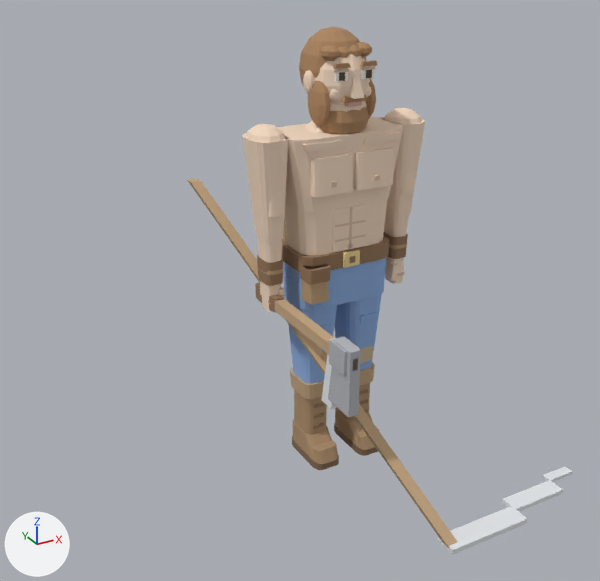
Before and after pictures for a commit that changed the OBJ model src/models/villager_male.obj.
Before and after are seen from a 50 mm camera at (-1.63, -2.67, 2.1) aimed at (-0.18, -0.03, 0.78). The axes (+X, +Y, +Z) are drawn at lower left. The lights are the same throughout. The first picture is the older version. Where no turn or scale is listed for an object, it has been applied to the vertices.

The first picture shows 'Arm.L', 'Arm.R', 'Arm.R.Lower.Scythe.Blade', 'Arm.R.Lower.Scythe.Blade.001', 'Arm.R.Lower.Scythe.Blade.002', 'Arm.R.Lower.Scythe.Snath', 'Arm.R.Lower.Tool.Head', 'Belly', 'Chest', 'Chest.Pec.R', 'Head.Hair', 'Hips', 'Leg.L', 'Leg.R' and 71 more.
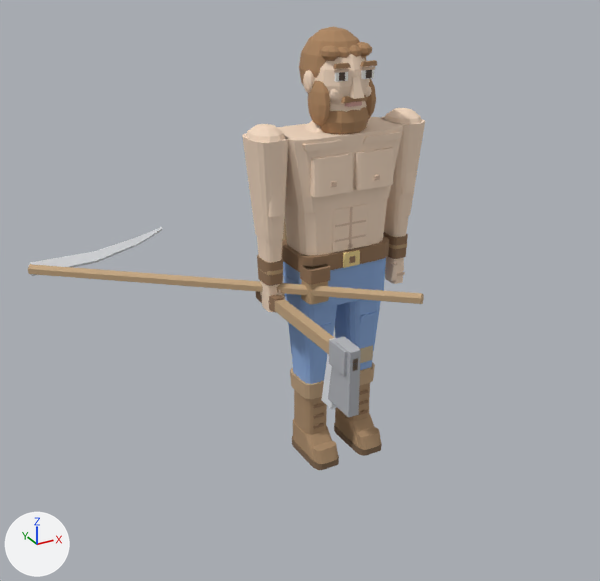
Location of each change, (x1, y1, x2, y2) in pixels of the pictures (600 x 581 px):
'Arm.R.Lower.Scythe.Snath', reshaped (46% wider, 89% shorter): before (187, 178, 457, 550); after (28, 264, 424, 304)
'Arm.R.Lower.Scythe.Blade.001', reshaped (71% narrower, 61% shorter): before (438, 506, 528, 554); after (137, 227, 162, 245)
'Arm.R.Lower.Scythe.Blade', reshaped (27% narrower, 19% shorter): before (502, 480, 563, 511); after (95, 237, 139, 262)
'Arm.R.Lower.Scythe.Blade.002', reshaped: before (542, 467, 573, 482); after (29, 251, 98, 276)
part 4 of me_arm_r_lower_scythe_snath, deleted: before (187, 178, 457, 550)
part 5 of me_arm_r_lower_scythe_snath, added (beige): after (28, 264, 424, 304)

What changed in the scene script:
```text
Change me_arm_r_lower_scythe_blade:
    remove me_arm_r_lower_scythe_blade.from_pydata(...)  # 8 vertices, 6 faces; spans x 0.269..0.509, y -0.87..-0.8, z 0.108..0.126
    add me_arm_r_lower_scythe_blade.from_pydata(...)  # 8 vertices, 6 faces; spans x -0.737..-0.514, y 0.865..0.969, z 0.69..0.747
    me_arm_r_lower_scythe_blade part 1
    me_arm_r_lower_scythe_blade.vertices[0].co: (0.269, -0.8, 0.108) -> (-0.735, 0.914, 0.722)  # pixel (502, 502) -> not seen
    me_arm_r_lower_scythe_blade.vertices[1].co: (0.269, -0.87, 0.108) -> (-0.737, 0.875, 0.69)  # not seen -> pixel (96, 262)
    me_arm_r_lower_scythe_blade.vertices[2].co: (0.509, -0.87, 0.108) -> (-0.735, 0.865, 0.703)  # pixel (562, 493) -> pixel (97, 260)
    me_arm_r_lower_scythe_blade.vertices[3].co: (0.509, -0.8, 0.108) -> (-0.734, 0.904, 0.734)  # not seen -> pixel (94, 251)
    me_arm_r_lower_scythe_blade.vertices[4].co: (0.269, -0.8, 0.126) -> (-0.516, 0.969, 0.734)  # pixel (502, 498) -> not seen
    me_arm_r_lower_scythe_blade.vertices[5].co: (0.269, -0.87, 0.126) -> (-0.517, 0.942, 0.712)  # pixel (515, 509) -> pixel (138, 245)
    me_arm_r_lower_scythe_blade.vertices[6].co: (0.509, -0.87, 0.126) -> (-0.515, 0.932, 0.724)  # pixel (563, 489) -> pixel (138, 243)
    me_arm_r_lower_scythe_blade.vertices[7].co: (0.509, -0.8, 0.126) -> (-0.514, 0.959, 0.747)  # pixel (550, 480) -> pixel (136, 237)
Change me_arm_r_lower_scythe_blade_001:
    remove me_arm_r_lower_scythe_blade_001.from_pydata(...)  # 8 vertices, 6 faces; spans x -0.071..0.269, y -0.935..-0.85, z 0.108..0.128
    add me_arm_r_lower_scythe_blade_001.from_pydata(...)  # 8 vertices, 6 faces; spans x -0.517..-0.374, y 0.932..1.013, z 0.712..0.761
    me_arm_r_lower_scythe_blade_001 part 2
    me_arm_r_lower_scythe_blade_001.vertices[0].co: (-0.071, -0.85, 0.108) -> (-0.516, 0.969, 0.734)  # pixel (437, 540) -> not seen
    me_arm_r_lower_scythe_blade_001.vertices[1].co: (-0.071, -0.935, 0.108) -> (-0.517, 0.942, 0.712)  # pixel (452, 554) -> pixel (138, 245)
    me_arm_r_lower_scythe_blade_001.vertices[2].co: (0.269, -0.935, 0.108) -> (-0.515, 0.932, 0.724)  # pixel (527, 523) -> pixel (138, 243)
    me_arm_r_lower_scythe_blade_001.vertices[3].co: (0.269, -0.85, 0.108) -> (-0.514, 0.959, 0.747)  # not seen -> pixel (136, 237)
    me_arm_r_lower_scythe_blade_001.vertices[4].co: (-0.071, -0.85, 0.128) -> (-0.376, 1.013, 0.749)  # pixel (438, 535) -> pixel (160, 228)
    me_arm_r_lower_scythe_blade_001.vertices[5].co: (-0.071, -0.935, 0.128) -> (-0.376, 1.004, 0.741)  # pixel (453, 550) -> pixel (161, 230)
    me_arm_r_lower_scythe_blade_001.vertices[6].co: (0.269, -0.935, 0.128) -> (-0.374, 0.994, 0.754)  # pixel (527, 519) -> pixel (162, 228)
    me_arm_r_lower_scythe_blade_001.vertices[7].co: (0.269, -0.85, 0.128) -> (-0.374, 1.003, 0.761)  # pixel (511, 505) -> pixel (161, 226)
Change me_arm_r_lower_scythe_blade_002:
    remove me_arm_r_lower_scythe_blade_002.from_pydata(...)  # 8 vertices, 6 faces; spans x 0.509..0.629, y -0.8..-0.76, z 0.11..0.124
    add me_arm_r_lower_scythe_blade_002.from_pydata(...)  # 8 vertices, 6 faces; spans x -1.035..-0.734, y 0.82..0.914, z 0.69..0.749
    me_arm_r_lower_scythe_blade_002 part 3
    me_arm_r_lower_scythe_blade_002.vertices[0].co: (0.509, -0.76, 0.11) -> (-1.034, 0.876, 0.737)  # pixel (542, 478) -> pixel (29, 264)
    me_arm_r_lower_scythe_blade_002.vertices[1].co: (0.509, -0.8, 0.11) -> (-1.035, 0.83, 0.699)  # not seen -> pixel (32, 276)
    me_arm_r_lower_scythe_blade_002.vertices[2].co: (0.629, -0.8, 0.11) -> (-1.033, 0.82, 0.711)  # pixel (572, 474) -> pixel (32, 274)
    me_arm_r_lower_scythe_blade_002.vertices[3].co: (0.629, -0.76, 0.11) -> (-1.032, 0.866, 0.749)  # not seen -> pixel (29, 262)
    me_arm_r_lower_scythe_blade_002.vertices[4].co: (0.509, -0.76, 0.124) -> (-0.735, 0.914, 0.722)  # pixel (542, 475) -> not seen
    me_arm_r_lower_scythe_blade_002.vertices[5].co: (0.509, -0.8, 0.124) -> (-0.737, 0.875, 0.69)  # pixel (550, 480) -> pixel (96, 262)
    me_arm_r_lower_scythe_blade_002.vertices[6].co: (0.629, -0.8, 0.124) -> (-0.735, 0.865, 0.703)  # pixel (572, 471) -> pixel (97, 260)
    me_arm_r_lower_scythe_blade_002.vertices[7].co: (0.629, -0.76, 0.124) -> (-0.734, 0.904, 0.734)  # pixel (565, 466) -> pixel (94, 251)
Change me_arm_r_lower_scythe_snath:
    verts and faces of me_arm_r_lower_scythe_snath; kept vertices keep their numbers, new ones are numbered from 8
    remove me_arm_r_lower_scythe_snath.from_pydata(...)  # 8 vertices, 6 faces; spans x -0.433..-0.029, y -0.922..0.472, z 0.12..1.14
    add me_arm_r_lower_scythe_snath.from_pydata(...)  # 12 vertices, 8 faces; spans x -1.05..0.119, y -0.463..0.862, z 0.7..0.87
    me_arm_r_lower_scythe_snath part 4
    add delete_vertices([*range(0, 8)])  # with the faces that use them
    me_arm_r_lower_scythe_snath part 5
    add verts[8] = (0.117, -0.438, 0.86)  # pixel (423, 293)
    add verts[9] = (0.101, -0.45, 0.87)  # pixel (422, 293)
    add verts[10] = (0.088, -0.463, 0.858)  # pixel (421, 298)
    add verts[11] = (0.09, -0.463, 0.836)  # pixel (421, 303)
    add verts[12] = (0.106, -0.45, 0.826)  # pixel (422, 304)
    add verts[13] = (0.119, -0.438, 0.838)  # pixel (423, 299)
    add verts[14] = (-1.019, 0.862, 0.737)  # pixel (33, 264)
    add verts[15] = (-1.036, 0.848, 0.748)  # pixel (29, 264)
    add verts[16] = (-1.05, 0.834, 0.734)  # pixel (27, 268)
    add verts[17] = (-1.048, 0.834, 0.71)  # pixel (28, 273)
    add verts[18] = (-1.031, 0.848, 0.7)  # pixel (32, 274)
    add verts[19] = (-1.017, 0.861, 0.713)
    add faces += [(8, 13, 12, 11, 10, 9), (14, 15, 16, 17, 18, 19), (8, 9, 15, 14), (9, 10, 16, 15), (10, 11, 17, 16), (11, 12, 18, 17)]
    add faces += [(12, 13, 19, 18), (8, 14, 19, 13)]
```
